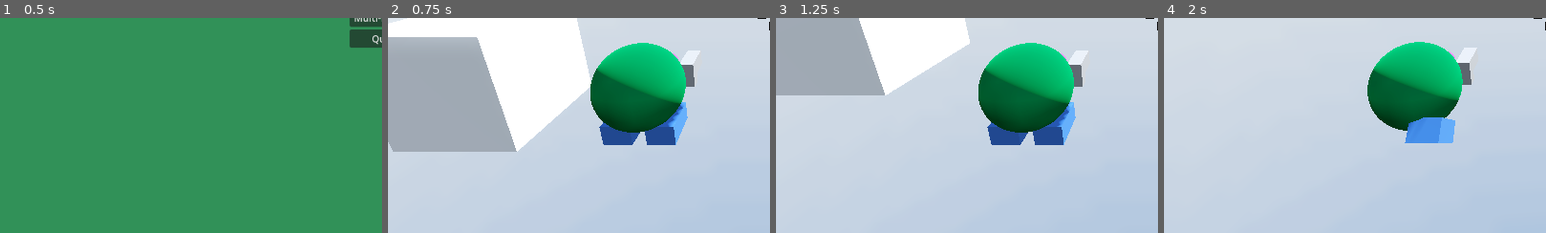
Above: before the commit, frames 1-4 (left to right).
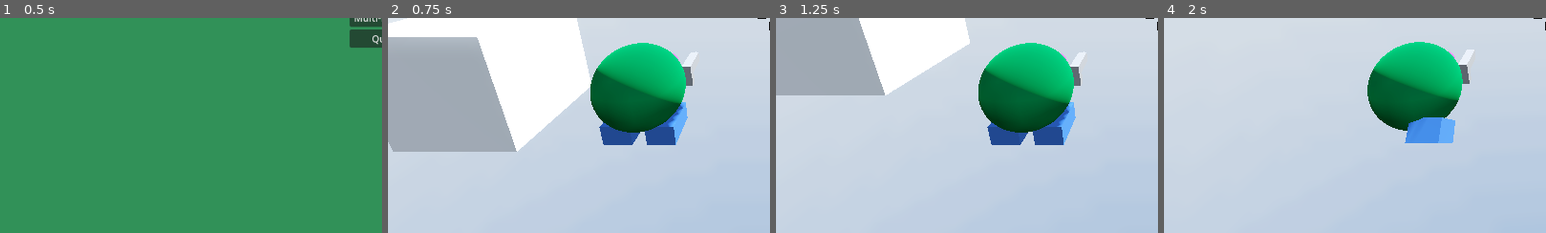
Above: after the commit, the same moments.

Repository: PrathameshSJ/Playaround-Multiplayer
Game: Godot game, scene res://scenes/MainScreen.tscn
The game is run twice, just before and just after one commit, with the same random seed, the same clock (stepped at 60 frames per second) and the same inputs. A sky picture missing from this copy of the repository is replaced by a grey-blue gradient.
Inputs (mouse positions are % of the whole screen's width and height, from its top left):
- Up to frame 1 (0.5 s): no input
- Up to frame 2 (0.75 s): click "Single-Player" at 0.5 s
- Up to frame 3 (1.25 s): no input
- Up to frame 4 (2 s): tap Enter at 1.25 s; move the mouse to (55, 50) at 1.27 s; hold Up (forward) from 1.28 s (still down); hold G (G) from 1.28 s (still down); click (55, 50) at 1.42 s; tap Space (jump) at 1.52 s; right-click (55, 50) at 1.55 s
The pictures show only the part of the screen within x 0-50%, y 50-100%; the shares and areas given below are measured in that part.

Frame 1 is identical in both runs. In frame 2, 0.2% of the frame differs, in the area x 76-82%, y 15-32%; in frame 3, 0.2%; in frame 4, 0.2%, in the area x 76-82%, y 13-35%.

Commit message:
backup
idk man just a random backup

Diff:
--- a/playaround/scenes/guns/bullet_tracer.tscn
+++ b/playaround/scenes/guns/bullet_tracer.tscn
@@ -1,5 +1,39 @@
-[gd_scene format=3 uid="uid://bit4b6kgwslh5"]
+[gd_scene load_steps=7 format=3 uid="uid://bit4b6kgwslh5"]
+
+[ext_resource type="Script" uid="uid://tv0krfa4ptif" path="res://scripts/guns/bullet_tracer.gd" id="1_du6jq"]
+
+[sub_resource type="Gradient" id="Gradient_qryme"]
+offsets = PackedFloat32Array(0, 0.163636, 0.831169, 1)
+colors = PackedColorArray(0.823529, 0.447059, 0, 0, 0.823529, 0.447059, 0, 1, 1, 1, 0.431373, 1, 1, 0.94902, 0, 0)
+
+[sub_resource type="GradientTexture2D" id="GradientTexture2D_kfrxe"]
+gradient = SubResource("Gradient_qryme")
+height = 256
+fill_from = Vector2(0.5, 1)
+fill_to = Vector2(0.5, 0)
+
+[sub_resource type="GradientTexture2D" id="GradientTexture2D_y6bgy"]
+gradient = SubResource("Gradient_qryme")
+height = 256
+fill_from = Vector2(0.5, 1)
+fill_to = Vector2(0.5, 0)
+
+[sub_resource type="StandardMaterial3D" id="StandardMaterial3D_08nsp"]
+transparency = 1
+cull_mode = 2
+albedo_texture = SubResource("GradientTexture2D_kfrxe")
+emission_enabled = true
+emission_texture = SubResource("GradientTexture2D_y6bgy")
+
+[sub_resource type="RibbonTrailMesh" id="RibbonTrailMesh_4kipd"]
+material = SubResource("StandardMaterial3D_08nsp")
+size = 0.1
+sections = 2
+section_length = 10.0
 
 [node name="BulletTracer" type="Node3D"]
+script = ExtResource("1_du6jq")
 
 [node name="MeshInstance3D" type="MeshInstance3D" parent="."]
+transform = Transform3D(1, 0, 0, 0, -4.37114e-08, 1, 0, -1, -4.37114e-08, 0, 0, -10)
+mesh = SubResource("RibbonTrailMesh_4kipd")
--- a/playaround/scenes/guns/gun.tscn
+++ b/playaround/scenes/guns/gun.tscn
@@ -4,9 +4,9 @@
 
 [sub_resource type="BoxMesh" id="BoxMesh_x77fm"]
 
+[sub_resource type="CylinderMesh" id="CylinderMesh_gp1hk"]
+
 [sub_resource type="BoxMesh" id="BoxMesh_og67c"]
-
-[sub_resource type="CylinderMesh" id="CylinderMesh_gp1hk"]
 
 [sub_resource type="Animation" id="Animation_og67c"]
 length = 0.25
@@ -49,18 +49,16 @@
 script = ExtResource("1_x77fm")
 
 [node name="body" type="MeshInstance3D" parent="."]
-transform = Transform3D(0.0421092, 0, 0, 0, 0.0463255, 0, 0, 0, 0.1, 0, 0, 0)
+transform = Transform3D(0.0264668, 0, 0, 0, 0.0325047, 0, 0, 0, 0.1, 0, 0, 0)
 mesh = SubResource("BoxMesh_x77fm")
-
-[node name="handle" type="MeshInstance3D" parent="body"]
-transform = Transform3D(1, 0, 0, 0, 1.28399, 0, 0, 0, 0.347489, 0, -0.501158, -0.336186)
-mesh = SubResource("BoxMesh_og67c")
 
 [node name="muzzle" type="MeshInstance3D" parent="body"]
 transform = Transform3D(0.279822, 0, 0, 0, 0.0124441, -0.206197, 0, 0.211767, 0.0121167, 0, 0.268411, 0.405031)
 mesh = SubResource("CylinderMesh_gp1hk")
 
-[node name="Muzzle" type="Marker3D" parent="."]
+[node name="handle" type="MeshInstance3D" parent="body"]
+transform = Transform3D(1, 0, 0, 0, 1.82993, 0, 0, 0, 0.223995, 0, -0.714247, -0.336186)
+mesh = SubResource("BoxMesh_og67c")
 
 [node name="AudioStreamPlayer3D" type="AudioStreamPlayer3D" parent="."]
 
@@ -68,3 +66,6 @@
 libraries = {
 &"": SubResource("AnimationLibrary_gp1hk")
 }
+
+[node name="muzzle" type="Node3D" parent="."]
+transform = Transform3D(1, 0, 0, 0, 1, 0, 0, 0, 1, 0, 0.00873816, 0.067478)
--- a/playaround/scripts/gun.gd
+++ b/playaround/scripts/gun.gd
@@ -2,12 +2,14 @@
 
 @export var damage: int = 20
 @export var fire_rate: float = 0.25
-@export var bullet_range: float = 10000000.0
+@export var bullet_range: float = 1000.0
 @onready var animation_player = $AnimationPlayer
 @onready var myplayer = $"../.."
-@onready var muzzle = $Muzzle
 @onready var shot_sound = $AudioStreamPlayer3D
 @onready var camera = $"../../CamRoot/CamPitch/SpringArm3D/Camera3D"
+@onready var muzzle = $muzzle
+@onready var gun = $"."
+
 
 
 var can_fire := true
@@ -35,7 +37,8 @@
 	var from = cam.global_transform.origin
 	var to = from + -cam.global_transform.basis.z * bullet_range  # -z is forward
 
-
+	#trail
+	bullet_trail(to)
 
 	# Create the ray query
 	var query = PhysicsRayQueryParameters3D.create(from, to)
@@ -45,17 +48,28 @@
 	# Perform raycast
 	var result = space_state.intersect_ray(query)
 
+	# --- rotate player toward shoot direction ---
+	var shoot_dir = (to - from).normalized()
+	owner.rotate_to_direction(shoot_dir)  # call your rotate func in player
+
 	if result and result.has("collider") and result.collider.has_method("apply_damage"):
 		hit_player(result.collider)
 
 	# Reset fire cooldown
 	await get_tree().create_timer(fire_rate).timeout
 
-
+func bullet_trail(target_pos: Vector3):
+	var bullet_dir = (target_pos - muzzle.global_position).normalized()
+	var start_pos = muzzle.global_position
+	if (target_pos - start_pos).length() > 3.0:
+		var bullet_tracer = preload("res://scenes/guns/bullet_tracer.tscn").instantiate()
+		get_parent().add_sibling(bullet_tracer)
+		bullet_tracer.global_position = start_pos
+		bullet_tracer.target_pos = target_pos
+		bullet_tracer.look_at(target_pos)
 
 # Call this when a bullet hits something
 func hit_player(player: Node) -> void:
 	# Send to SERVER only (peer_id = 1 is always server in ENet)
 	print("Player ",player.get_multiplayer_authority()," hit.")
 	NetworkManager.rpc_id(1, "report_hit", player.get_multiplayer_authority(), damage)
-	myplayer.face_target(player.global_transform.origin)
--- /dev/null
+++ b/playaround/scripts/guns/bullet_tracer.gd
@@ -0,0 +1,19 @@
+extends Node3D
+
+@export var target_pos = Vector3(0,0,0)
+@export var speed = 74.0 #m/s
+@export var tracer_length = 1
+
+@onready var bullet_tracer = $"."
+
+const MAX_LIFETIME_MS = 5000
+
+@onready var spawn_time = Time.get_ticks_msec()
+
+func _process(delta: float) -> void:
+	var diff = target_pos - self.global_position
+	var add = diff.normalized() * speed * delta
+	add = add.limit_length(diff.length())
+	self.global_position += add
+	if (target_pos - self.global_position).length() <= tracer_length or Time.get_ticks_msec() - spawn_time > MAX_LIFETIME_MS:
+		bullet_tracer.queue_free()
--- a/playaround/scripts/myplayer.gd
+++ b/playaround/scripts/myplayer.gd
@@ -120,8 +120,8 @@
 		input_dir = new_input
 
 #makes the player face the target when shot
-func face_target(target_pos: Vector3) -> void:
-	var dir = (target_pos - global_transform.origin)
+func rotate_to_direction(target_pos: Vector3) -> void:
+	var dir = (target_pos)
 	dir.y = 0  # keep rotation only in XZ plane
 	dir = dir.normalized()
 
Not shown, changed: playaround/export_presets.cfg
Not shown, added: playaround/scripts/guns/bullet_tracer.gd.uid
